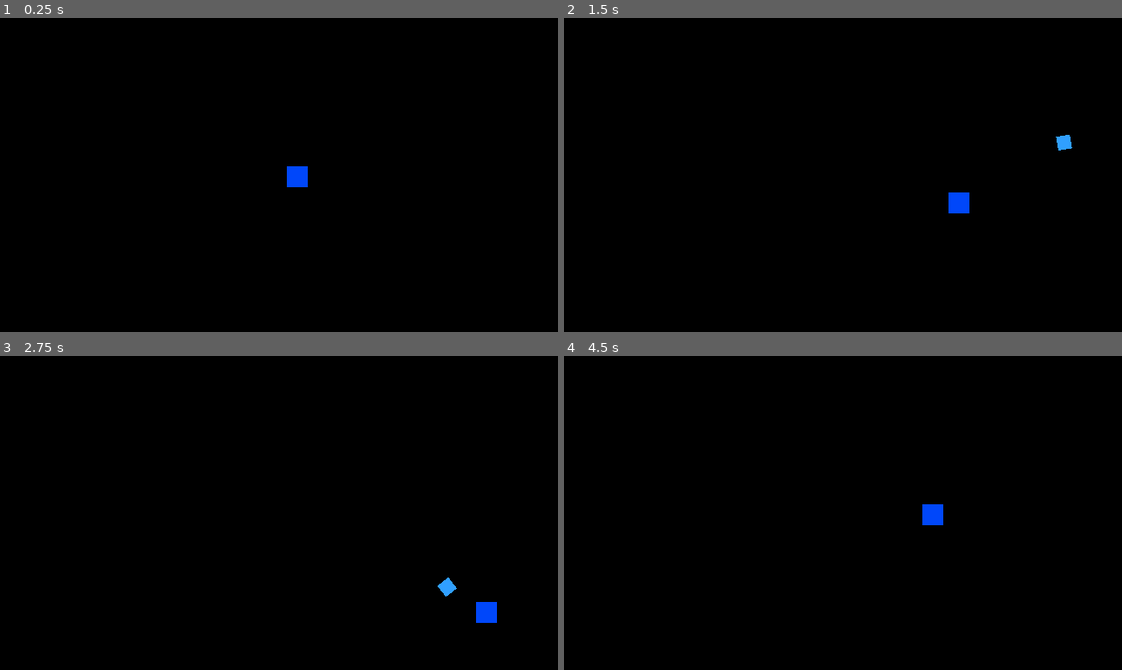
Above: before the commit, frames 1-4 (two rows, left to right).
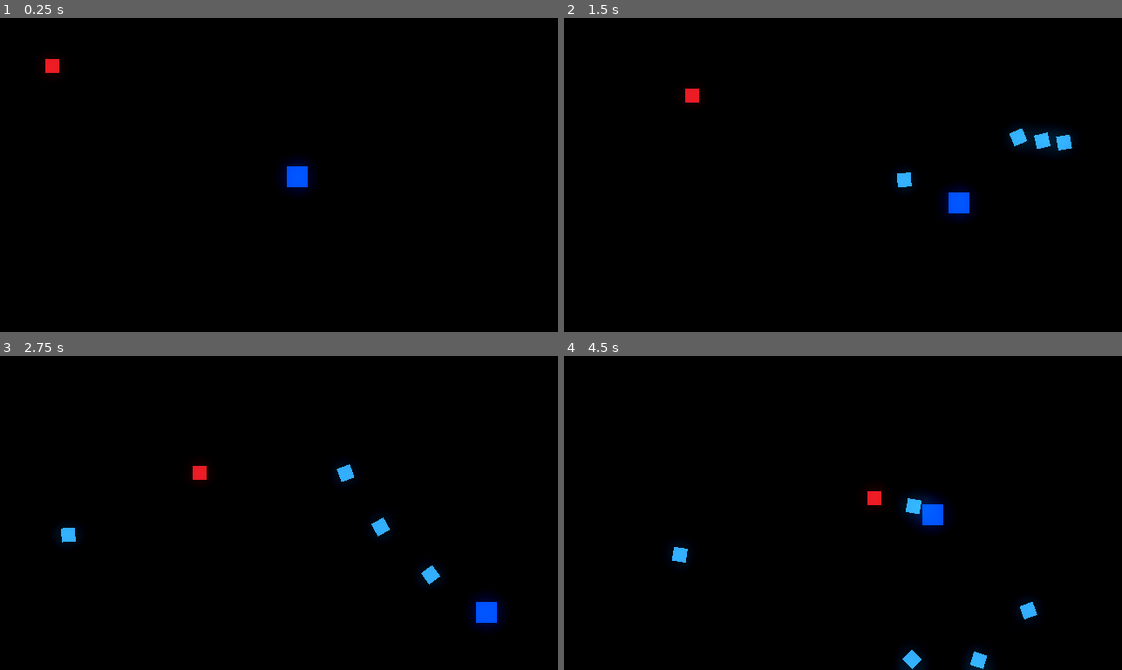
Above: after the commit, the same moments.

Repository: FranciscoBraga/godot_wave_shooter
Game: Godot game, scene res://Arena.tscn
Two runs of this game, one before a commit and one after it. Both use one fixed random seed, a clock stepped at 60 frames per second and the inputs below. The project has no main scene, so this scene is started directly.
Inputs (mouse positions are in pixels of both pictures, inside the frame that each line leads up to):
- Up to frame 1 (0.25 s): no input
- Up to frame 2 (1.5 s): move the mouse to (965, 159) at 0.52 s; press the mouse at (965, 159) at 0.53 s; hold Right (direita) 0.53-1.28 s; move the mouse to (731, 190) at 1.27 s; release the mouse at (731, 190) at 1.28 s; hold Down (baixo) from 1.28 s (still down); click (731, 190) at 1.35 s
- Up to frame 3 (2.75 s): move the mouse to (334, 443) at 2.02 s; release Down (baixo) at 2.03 s; press the mouse at (334, 443) at 2.03 s; hold Right (direita) from 2.03 s (still down)
- Up to frame 4 (4.5 s): move the mouse to (815, 575) at 2.77 s; release Right (direita) at 2.78 s; release the mouse at (815, 575) at 2.78 s; hold Up (cima) 2.78-3.53 s; click (815, 575) at 2.85 s; move the mouse to (1010, 560) at 3.52 s; press the mouse at (1010, 560) at 3.53 s; hold Left (esquerda) from 3.53 s (still down); move the mouse to (675, 465) at 4.27 s; release the mouse at (675, 465) at 4.28 s; click (675, 465) at 4.35 s

The runs differ from the first frame. In frame 1, 0.3% of the frame differs, in the area x 8-56%, y 13-56%; in frame 2, 1.0%; in frame 3, 1.0%; in frame 4, 1.2%, in the area x 19-85%, y 43-100%.

Commit message:
inimigo com IA simples

Diff:
--- a/Arena.tscn
+++ b/Arena.tscn
@@ -1,10 +1,23 @@
-[gd_scene load_steps=3 format=3 uid="uid://c2kn428jkj10j"]
+[gd_scene load_steps=5 format=3 uid="uid://c2kn428jkj10j"]
 
 [ext_resource type="Script" path="res://script/arena.gd" id="1_bmwtd"]
 [ext_resource type="PackedScene" uid="uid://bophvy4eui2wb" path="res://jogador.tscn" id="1_e83gs"]
+[ext_resource type="PackedScene" uid="uid://bvk1y1pcaamys" path="res://inimigo.tscn" id="3_r7stc"]
+
+[sub_resource type="Environment" id="Environment_iwdre"]
+background_mode = 3
+glow_enabled = true
+glow_bloom = 0.75
+glow_blend_mode = 0
 
 [node name="Arena" type="Node2D"]
 script = ExtResource("1_bmwtd")
 
 [node name="Jogador" parent="." instance=ExtResource("1_e83gs")]
 position = Vector2(341, 182)
+
+[node name="WorldEnvironment" type="WorldEnvironment" parent="."]
+environment = SubResource("Environment_iwdre")
+
+[node name="Inimigo" parent="." instance=ExtResource("3_r7stc")]
+position = Vector2(43, 47)
--- a/global.gd
+++ b/global.gd
@@ -1,5 +1,6 @@
 extends Node2D  # Se for um nó 2D
 var criacao_no_pai = null
+var jogador = null
 func instance_node(node: PackedScene,location: Vector2,parent : Node):
 	var node_instance = node.instantiate()
 	parent.add_child(node_instance)
--- /dev/null
+++ b/inimigo.tscn
@@ -0,0 +1,24 @@
+[gd_scene load_steps=4 format=3 uid="uid://bvk1y1pcaamys"]
+
+[ext_resource type="Texture2D" uid="uid://w5n47sx1ky7c" path="res://anim/Square.png" id="1_fc7l3"]
+[ext_resource type="Script" path="res://script/inimigo.gd" id="2_3t3f7"]
+
+[sub_resource type="RectangleShape2D" id="RectangleShape2D_aiwn1"]
+size = Vector2(16, 16)
+
+[node name="Inimigo" type="Sprite2D"]
+modulate = Color(0.843137, 0.113725, 0.141176, 1)
+texture = ExtResource("1_fc7l3")
+script = ExtResource("2_3t3f7")
+
+[node name="hitBox" type="Area2D" parent="."]
+
+[node name="col" type="CollisionShape2D" parent="hitBox"]
+shape = SubResource("RectangleShape2D_aiwn1")
+
+[node name="timer_recuo" type="Timer" parent="."]
+wait_time = 0.1
+one_shot = true
+
+[connection signal="area_entered" from="hitBox" to="." method="_on_hit_box_area_entered"]
+[connection signal="timeout" from="timer_recuo" to="." method="_on_timer_recuo_timeout"]
--- a/jogador.tscn
+++ b/jogador.tscn
@@ -10,7 +10,7 @@
 script = ExtResource("2_6hlfs")
 
 [node name="tempo_recarga" type="Timer" parent="."]
-wait_time = 2.0
+wait_time = 0.2
 one_shot = true
 
 [connection signal="timeout" from="tempo_recarga" to="." method="_on_tempo_recarga_timeout"]
--- /dev/null
+++ b/script/inimigo.gd
@@ -0,0 +1,39 @@
+extends Sprite2D
+
+var velocidade = 75
+var mov = Vector2.ZERO
+var atordoado = false
+var recuo = 6
+var hp = 3
+
+
+# Called when the node enters the scene tree for the first time.
+func _ready() -> void:
+	pass # Replace with function body.
+
+
+# Called every frame. 'delta' is the elapsed time since the previous frame.
+func _process(delta: float) -> void:
+	if Global.jogador != null and atordoado == false:
+		mov = global_position.direction_to(Global.jogador.global_position)
+	elif atordoado:
+		mov = lerp(mov,Vector2.ZERO,0.3)
+
+	global_position += mov *velocidade * delta
+
+	if hp <= 0:
+		queue_free()
+
+func _on_hit_box_area_entered(area: Area2D) -> void:
+	if area.is_in_group("dano"):
+		modulate = Color.WHITE
+		area.get_parent().queue_free()
+		mov = -mov * recuo
+		atordoado = true
+		hp -= 1
+		$timer_recuo.start()
+
+
+func _on_timer_recuo_timeout() -> void:
+	modulate = Color("d71d24")
+	atordoado = false
--- a/script/jogador.gd
+++ b/script/jogador.gd
@@ -6,6 +6,12 @@
 var projetil = preload("res://script/projetil.tscn")
 
 var recarregado = true
+
+func _ready() -> void:
+	Global.jogador = self
+
+func _enter_tree() -> void:
+	Global.jogador = null
 # Called every frame. 'delta' is the elapsed time since the previous frame.
 func _process(delta: float) -> void:
 	mov.x = int(Input.is_action_pressed("direita")) - int(Input.is_action_pressed("esquerda"))
--- a/script/projetil.tscn
+++ b/script/projetil.tscn
@@ -1,7 +1,10 @@
-[gd_scene load_steps=3 format=3 uid="uid://c1h2uunk0nfjf"]
+[gd_scene load_steps=4 format=3 uid="uid://c1h2uunk0nfjf"]
 
 [ext_resource type="Texture2D" uid="uid://w5n47sx1ky7c" path="res://anim/Square.png" id="1_1ceyo"]
 [ext_resource type="Script" path="res://script/projetil.gd" id="2_0pa0n"]
+
+[sub_resource type="RectangleShape2D" id="RectangleShape2D_1qo8f"]
+size = Vector2(16, 16)
 
 [node name="projetil" type="Sprite2D"]
 modulate = Color(0.188235, 0.623529, 1, 1)
@@ -9,5 +12,12 @@
 script = ExtResource("2_0pa0n")
 
 [node name="VisibleOnScreenNotifier2D" type="VisibleOnScreenNotifier2D" parent="."]
+position = Vector2(0, 4.17233e-07)
+scale = Vector2(0.8, 0.8)
+
+[node name="hitBox" type="Area2D" parent="." groups=["dano"]]
+
+[node name="Col" type="CollisionShape2D" parent="hitBox"]
+shape = SubResource("RectangleShape2D_1qo8f")
 
 [connection signal="screen_exited" from="VisibleOnScreenNotifier2D" to="." method="_on_visible_on_screen_notifier_2d_screen_exited"]
